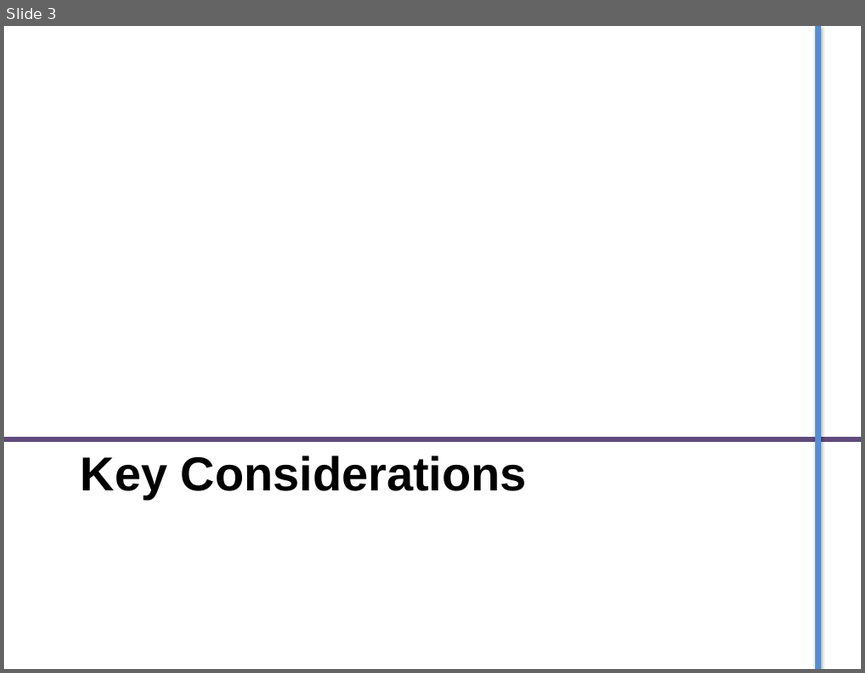
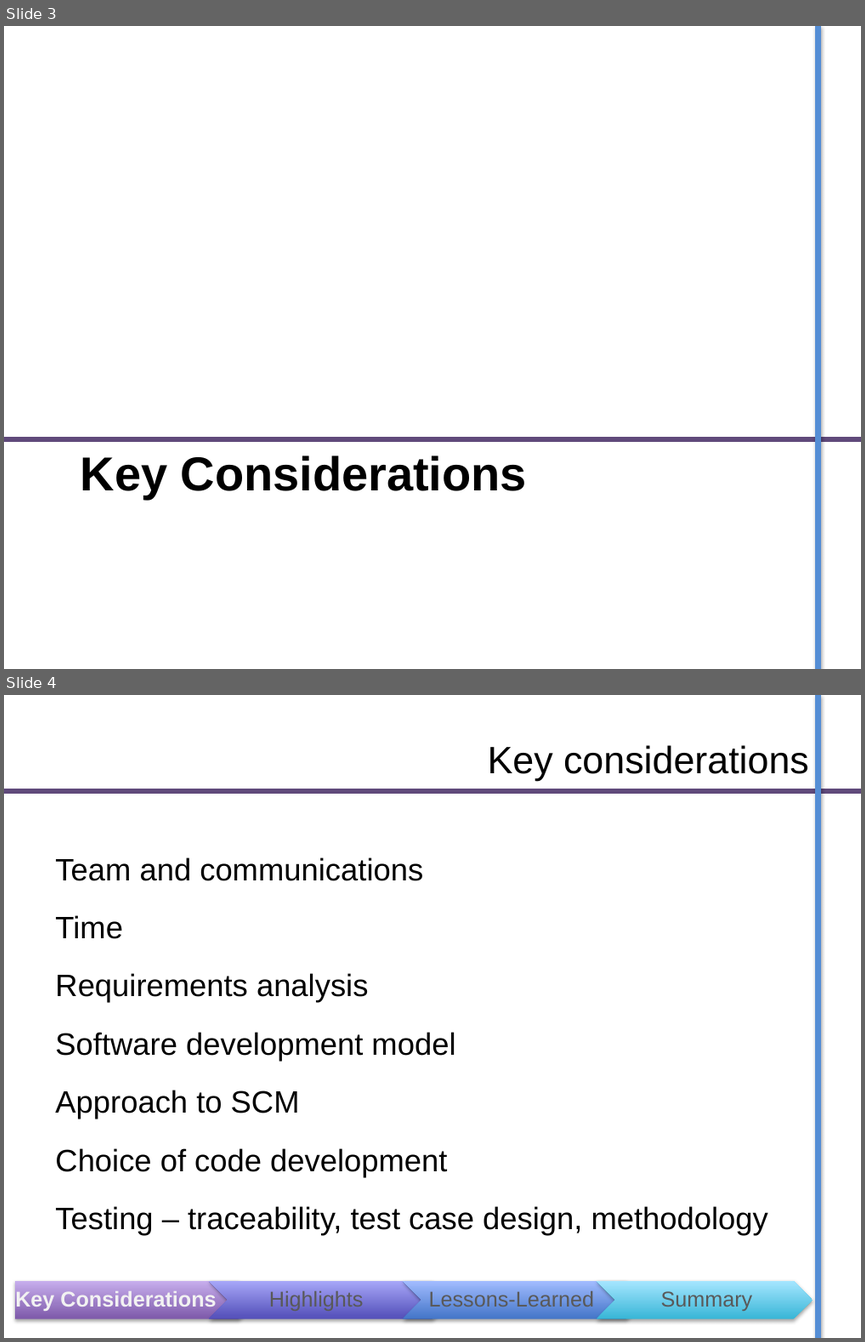
Before and after one commit to GP-Genie-Team/GPGenie, a slide deck: ProjectDoc/Project PPT.pptx. Shown one above the other, each under a label of ours: slide 3 before the commit, slides 3 and 4 after it. The pictures are 865x673 and 865x1342 pixels, drawn with LibreOffice and Linux fonts; fonts in the diff are those of the drawing. Boxes give left, top, right and bottom in pixels: in the first picture for what was removed or moved away, otherwise in the second. Text is boxed around its words. In the diff, an @@ line names an element or a change of style, - is before the commit and + after.

```diff
--- a/ProjectDoc/Project PPT.pptx
+++ b/ProjectDoc/Project PPT.pptx
@@ slide 4 added at bbox=[4, 695, 861, 1338], background #FFFFFF; not listed: 1 template element that a slide beside it also shows @@
@@ title added at bbox=[488, 745, 809, 781], 32 pt, text #000000 @@
+Key considerations
@@ line added from (4, 791) to (861, 791), #604A7B 4.5 pt @@
@@ text added at bbox=[55, 857, 768, 1236], 26 pt, text #000000 @@
+Team and communications
+Time
+Requirements analysis
+Software development model
+Approach to SCM
+Choice of code development
+Testing – traceability, test case design, methodology
@@ pentagon arrow added at bbox=[14, 1280, 256, 1318], fill gradient #7F5BAB to #C8B0ED @@
@@ chevron added at bbox=[209, 1280, 451, 1318], fill gradient #544FBA to #AAA7F8 @@
@@ chevron added at bbox=[403, 1280, 645, 1318], fill gradient #4476C9 to #A4BDFF @@
@@ chevron added at bbox=[596, 1280, 812, 1318], fill gradient #39B7D8 to #A7E6FF @@
@@ text added at bbox=[15, 1291, 216, 1311], 18 pt, text #F2F2F2, bold @@
+Key Considerations
@@ text added at bbox=[269, 1291, 364, 1310], 18 pt, text #595959 @@
+Highlights
@@ text added at bbox=[429, 1291, 595, 1306], 18 pt, text #595959 @@
+Lessons-Learned
@@ text added at bbox=[661, 1291, 753, 1310], 18 pt, text #595959 @@
+Summary
```
Also in this commit, not shown: 21 other slides added, 1 slide removed, 1 other file.
